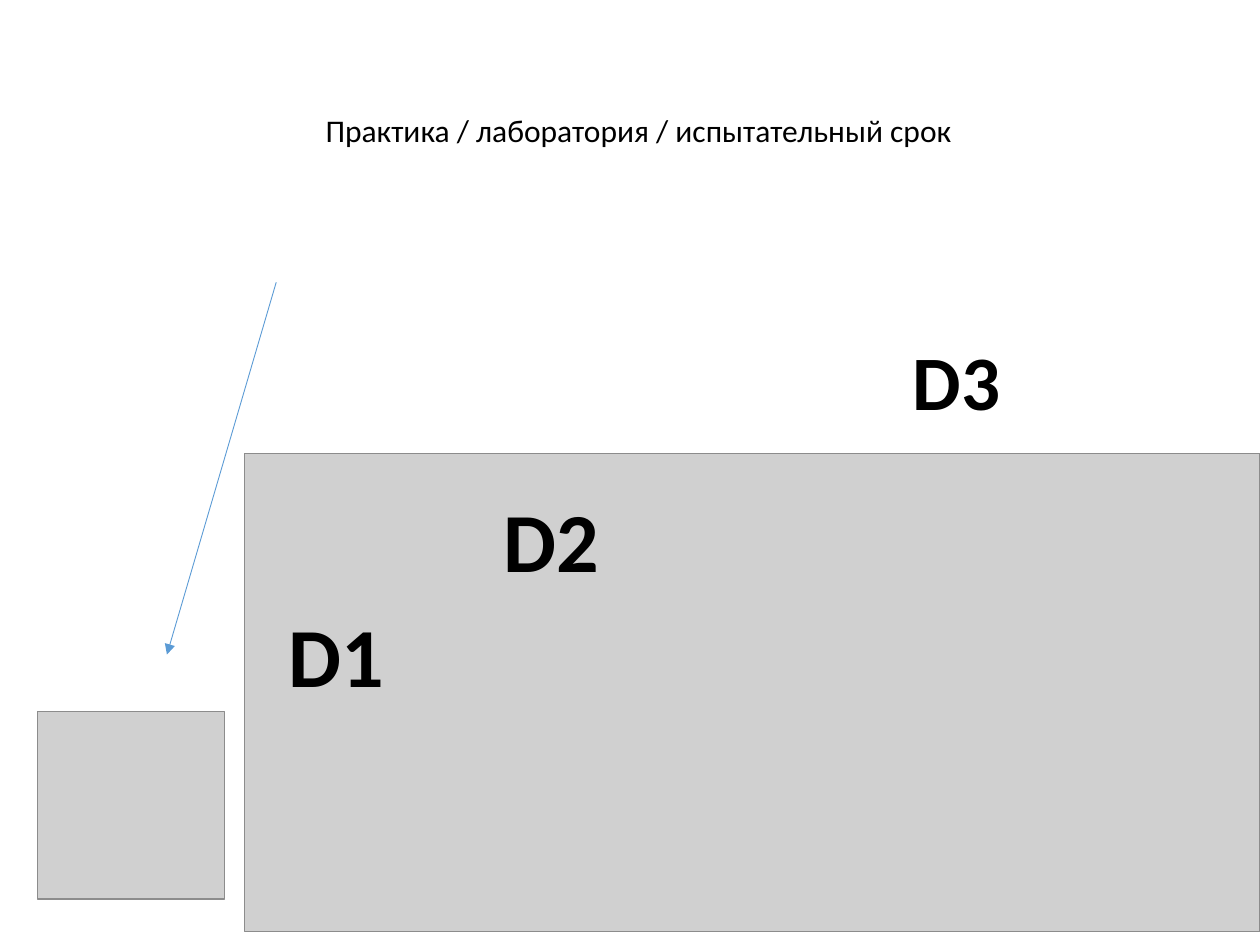
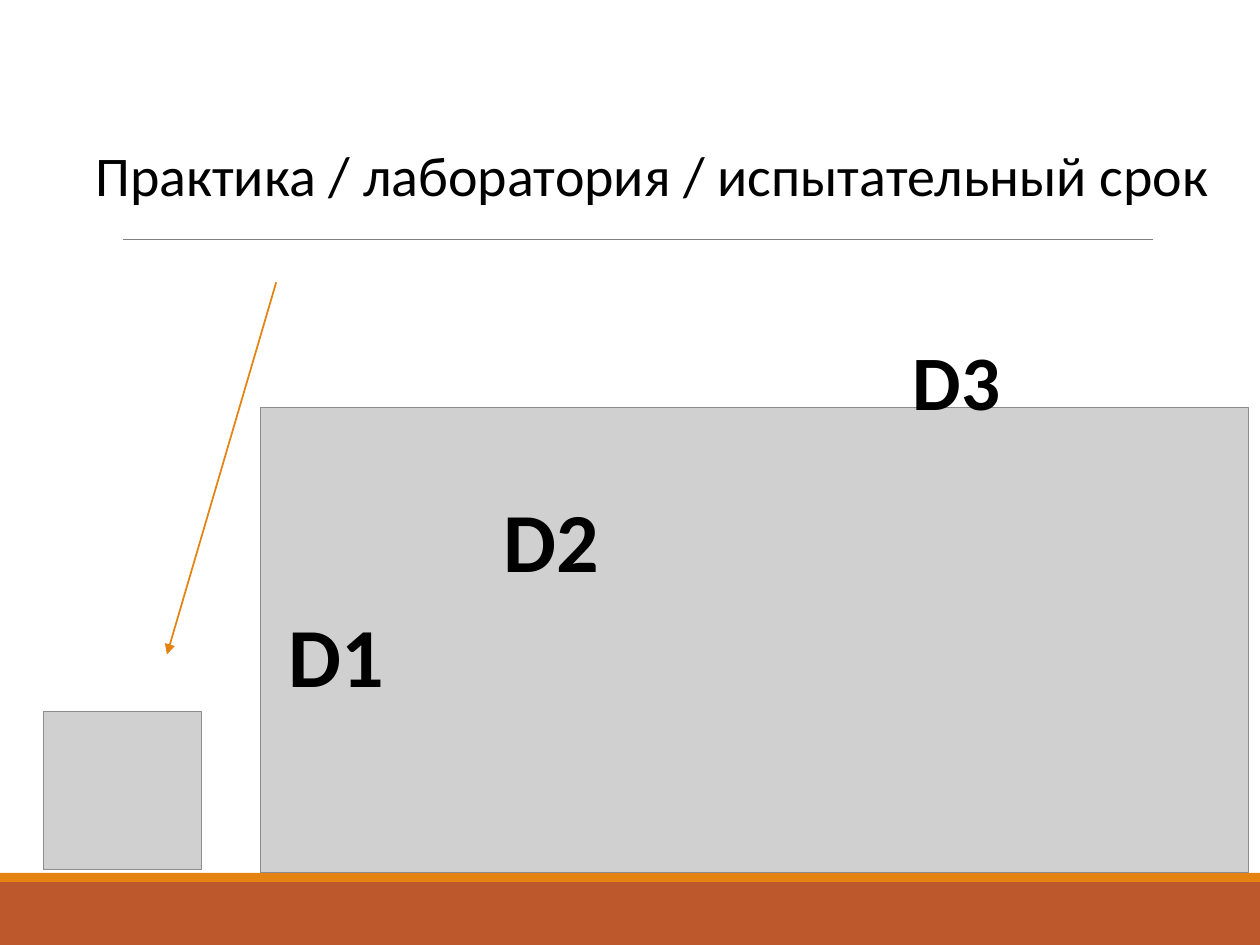
Before and after one commit to vitali-kviatkouski/personal, a slide deck: slide 7 of epamkids/EPAMKids.pptx (slide 8 before the commit). Drawn at 1260x945 pixels with LibreOffice and Linux fonts; fonts in the diff are those of the drawing; grey boxes stand for pictures. Boxes give left, top, right and bottom in pixels: in the first picture for what was removed or moved away, otherwise in the second. Text is boxed around its words. In the diff, an @@ line names an element or a change of style, - is before the commit and + after.

```diff
--- a/epamkids/EPAMKids.pptx
+++ b/epamkids/EPAMKids.pptx
@@ text "Практика / лаборатория / испытательный ...": place and size @@
-text "Практика / лаборатория / испытательный ..." at (326, 120, 951, 147)
+text "Практика / лаборатория / испытательный ..." at (95, 158, 1207, 205)
@@ text "Практика / лаборатория / испытательный ..." at (95, 158, 1207, 205): size 18 to 32 pt @@
@@ line added from (123, 239) to (1153, 239), #808080 0.5 pt @@
@@ arrow (276, 282) - (168, 655): stroke #5B9BD5 0.5 pt to #E48312 1 pt @@
@@ picture: place and size @@
-picture at (244, 454, 1260, 931)
+picture at (261, 407, 1249, 872)
@@ picture: place and size @@
-picture at (38, 712, 224, 898)
+picture at (44, 712, 202, 869)
@@ rectangle added at (0, 882, 1260, 945), fill #BD582C @@
@@ rectangle added at (0, 873, 1260, 882), fill #E48312 @@
```
Also in this commit, not shown: 20 other slides changed, 5 slides added, 7 slides removed, 1 other file.
